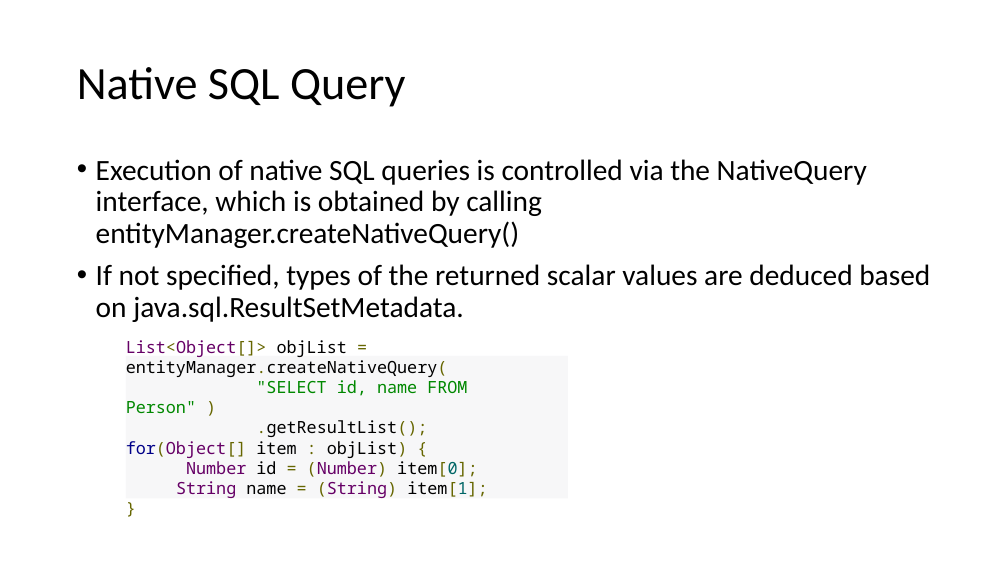
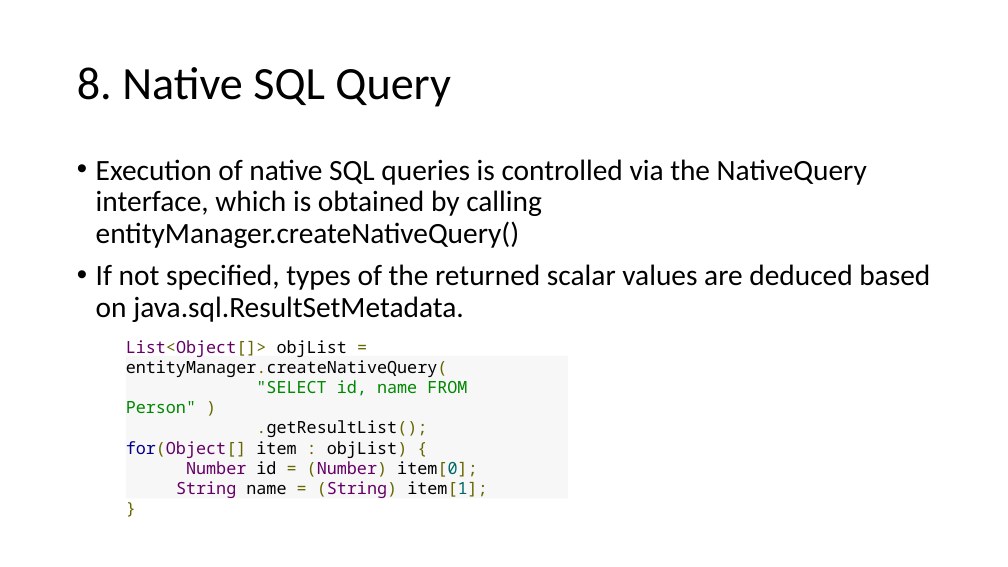
Before and after one commit to lawren43/mytest-repo, a slide deck: slide 19 of test-springmvc/doc/2.JPA Programming.pptx. Drawn at 1008x567 pixels with LibreOffice and Linux fonts; fonts in the diff are those of the drawing. Boxes give left, top, right and bottom in pixels: in the first picture for what was removed or moved away, otherwise in the second. Text is boxed around its words. In the diff, an @@ line names an element or a change of style, - is before the commit and + after.

```diff
--- a/test-springmvc/doc/2.JPA Programming.pptx
+++ b/test-springmvc/doc/2.JPA Programming.pptx
@@ title at [77, 67, 450, 107]: text changed @@
-Native SQL Query
+8. Native SQL Query
```
Also in this commit, not shown: 11 other slides changed, 9 other files.
